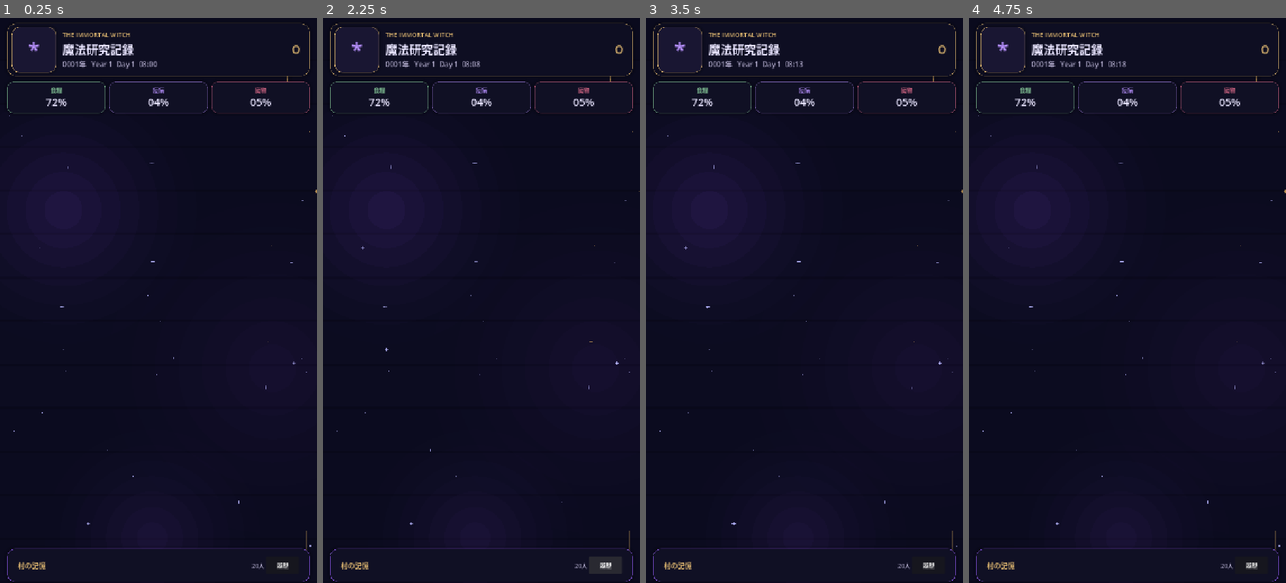
Above: before the commit, frames 1-4 (left to right).
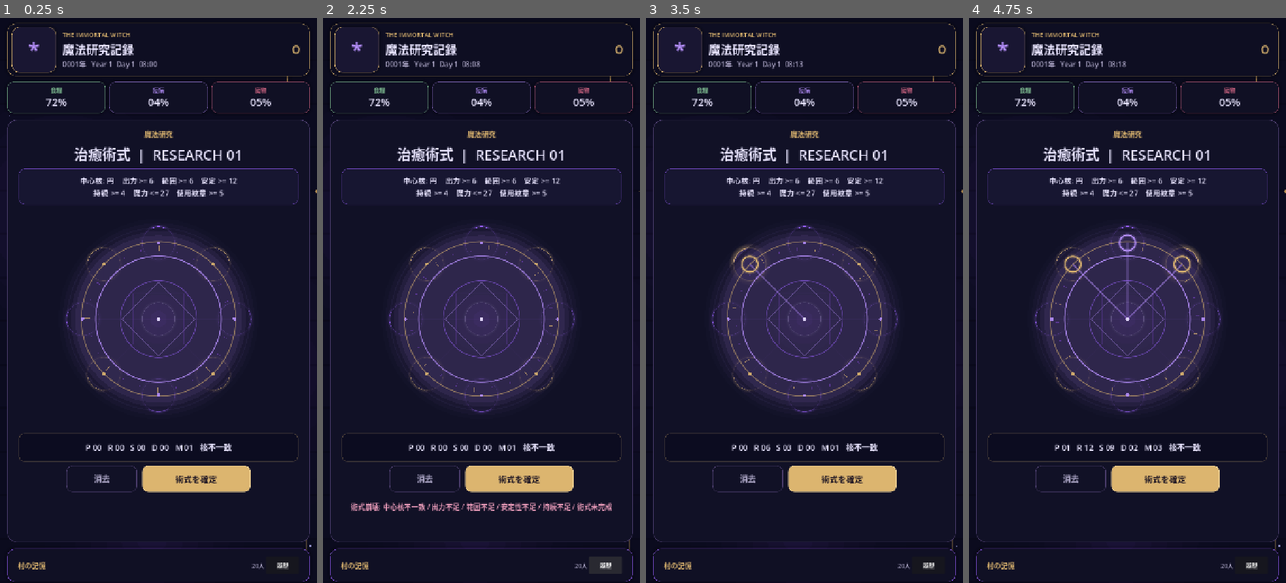
Above: after the commit, the same moments.

Repository: kei060538-commits/VillageGame
Game: Godot game, scene res://scenes/main.tscn
The game is run twice, just before and just after one commit, with the same random seed, the same clock (stepped at 60 frames per second) and the same inputs.
Inputs (mouse positions are in pixels of both pictures, inside the frame that each line leads up to):
- Up to frame 1 (0.25 s): no input
- Up to frame 2 (2.25 s): click (519, 481) at 0.5 s, where only the run after the commit has a clickable "術式を確定"; click "履歴" at 1.25 s; click "閉じる" at 2 s
- Up to frame 3 (3.5 s): click (750, 266) at 2.77 s
- Up to frame 4 (4.75 s): click (1127, 244) at 3.52 s; click (1181, 266) at 4.27 s

The runs differ from the first frame. In frame 1, 18% of the frame differs, in the area x 2-98%, y 18-93%; in frame 2, 19%; in frame 3, 18%; in frame 4, 18%.
Error before the commit: Invalid assignment of property or key 'japanese_ui' with value of type 'bool' on a base object of type 'Control (MagicResearchPanel)'. (res://scripts/main.gd:1…

Commit message:
Use Japanese research UI once Web font is ready

Diff:
--- a/scripts/systems/magic_research.gd
+++ b/scripts/systems/magic_research.gd
@@ -6,6 +6,7 @@
 const MAGIC_VISUAL := preload("res://scripts/ui/magic_circle_visual.gd")
 
 const GLYPH_NAMES := ["Empty", "Circle", "Triangle", "Square", "Diamond", "Star"]
+const GLYPH_JP := ["空", "円", "三角", "四角", "菱形", "星"]
 const FIELDS := ["Healing", "Agriculture", "Construction", "Weather", "Combat"]
 const FIELD_CORE := {
     "Healing": 1,
@@ -42,6 +43,7 @@
 var buttons: Array[Button] = []
 var current_field := "Healing"
 var requirements: Dictionary = {}
+var japanese_ui := true
 
 var title_label: Label
 var field_label: Label
@@ -75,7 +77,7 @@
     margin.add_child(root_box)
 
     title_label = Label.new()
-    title_label.text = "ARCANE RESEARCH"
+    title_label.text = _ui("魔法研究", "ARCANE RESEARCH")
     title_label.horizontal_alignment = HORIZONTAL_ALIGNMENT_CENTER
     title_label.add_theme_color_override("font_color", COLOR_GOLD)
     title_label.add_theme_font_size_override("font_size", 16)
@@ -270,10 +272,10 @@
         var completed_field: String = current_field
         research_level += 1
         status_label.add_theme_color_override("font_color", COLOR_GOLD)
-        if OS.has_feature("web"):
+        if japanese_ui:
+            status_label.text = "%s術式が安定した。研究記録 Lv.%d" % [_field_jp(completed_field), research_level]
+        else:
             status_label.text = "%s circle stabilized. Research Lv.%d" % [completed_field, research_level]
-        else:
-            status_label.text = "%s術式が安定した。研究記録 Lv.%d" % [_field_jp(completed_field), research_level]
         circle_visual.celebrate()
         research_completed.emit(research_level, completed_field)
         _reset_circle()
@@ -319,15 +321,15 @@
             requirements = {"power": 15 + tier * 2, "range": 8 + tier, "stability": 5 + tier, "duration": 3 + tier, "max_mana": 33 + tier * 2, "min_glyphs": 6}
 
 func _refresh_all() -> void:
-    if OS.has_feature("web"):
+    if japanese_ui:
+        field_label.text = "%s術式  |  RESEARCH %02d" % [_field_jp(current_field), research_level + 1]
+    else:
         field_label.text = "%s  |  RESEARCH %02d" % [current_field.to_upper(), research_level + 1]
-    else:
-        field_label.text = "%s術式  |  RESEARCH %02d" % [_field_jp(current_field), research_level + 1]
 
     var core_index: int = int(FIELD_CORE.get(current_field, 0))
-    var core_name: String = str(GLYPH_NAMES[core_index])
-    if OS.has_feature("web"):
-        challenge_label.text = "CORE: %s    P >= %d    R >= %d    S >= %d\nD >= %d    MANA <= %d    GLYPHS >= %d" % [
+    var core_name: String = str(GLYPH_JP[core_index]) if japanese_ui else str(GLYPH_NAMES[core_index])
+    if japanese_ui:
+        challenge_label.text = "中心核: %s    出力 >= %d    範囲 >= %d    安定 >= %d\n持続 >= %d    魔力 <= %d    使用紋章 >= %d" % [
             core_name,
             int(requirements.get("power", 0)),
             int(requirements.get("range", 0)),
@@ -337,7 +339,7 @@
             int(requirements.get("min_glyphs", 0)),
         ]
     else:
-        challenge_label.text = "中心核: %s    出力 >= %d    範囲 >= %d    安定 >= %d\n持続 >= %d    魔力 <= %d    使用紋章 >= %d" % [
+        challenge_label.text = "CORE: %s    P >= %d    R >= %d    S >= %d\nD >= %d    MANA <= %d    GLYPHS >= %d" % [
             core_name,
             int(requirements.get("power", 0)),
             int(requirements.get("range", 0)),
@@ -351,7 +353,11 @@
 
 func _refresh_profile() -> void:
     var profile: Dictionary = get_circle_profile()
-    var alignment_text: String = "CORE OK" if bool(profile.get("aligned", false)) else "CORE X"
+    var alignment_text: String
+    if bool(profile.get("aligned", false)):
+        alignment_text = _ui("核一致", "CORE OK")
+    else:
+        alignment_text = _ui("核不一致", "CORE X")
     profile_label.text = "P %02d   R %02d   S %02d   D %02d   M %02d   %s" % [
         int(profile.get("power", 0)),
         int(profile.get("range", 0)),
@@ -392,9 +398,7 @@
     return _ui("導流紋: 主に出力、持続、魔力流を決める。", "Flow: mainly controls power, duration and mana flow.")
 
 func _ui(japanese: String, english: String) -> String:
-    if OS.has_feature("web"):
-        return english
-    return japanese
+    return japanese if japanese_ui else english
 
 func _field_jp(field_name: String) -> String:
     return str(FIELD_JP.get(field_name, field_name))
